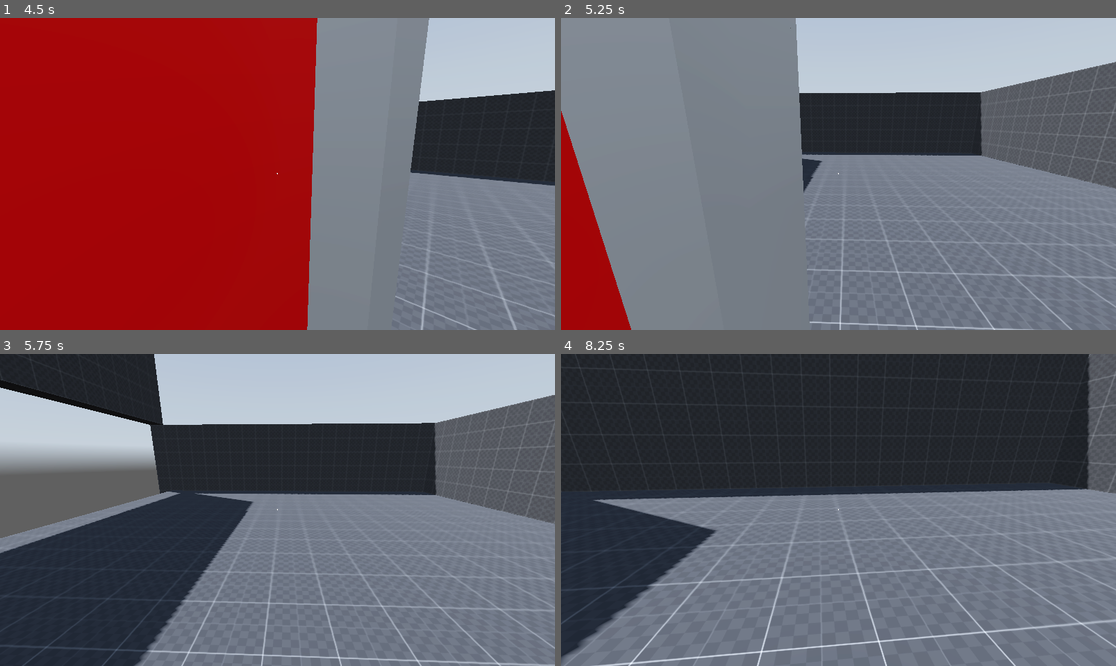
Above: before the commit, frames 1-4 (two rows, left to right).
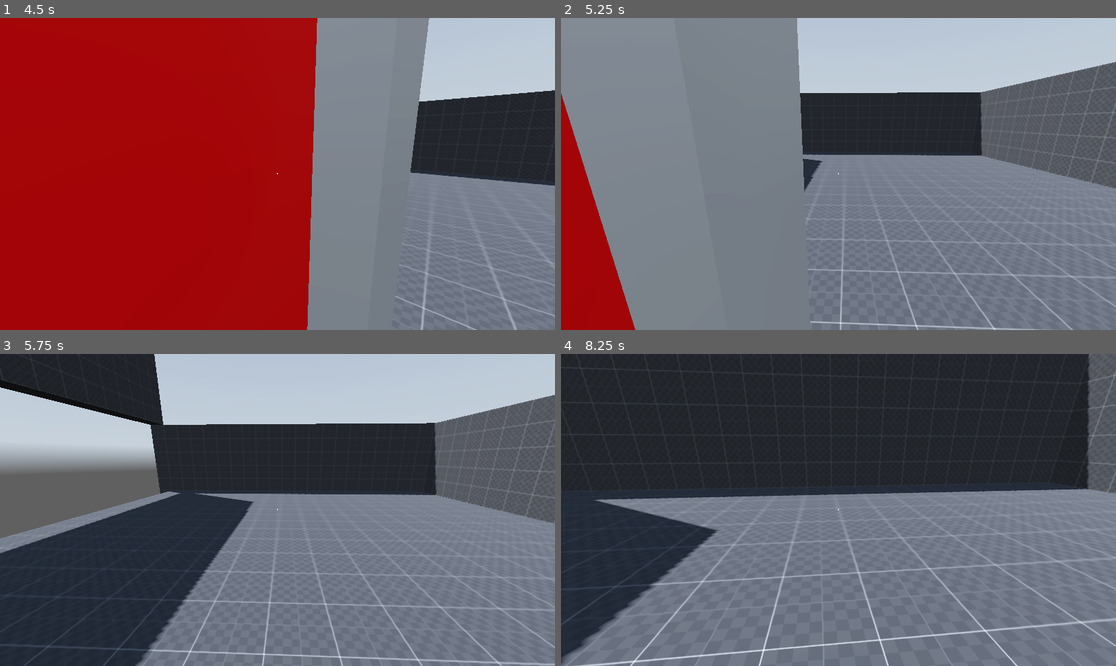
Above: after the commit, the same moments.

Repository: Nazsgull/FPS_Godot
Game: Godot game, scene res://scenes/UI/main_menu.tscn
Same seed, same stepped clock (60 frames per second), same inputs: the game is played once before the commit and once after it. A sky picture missing from this copy of the repository is replaced by a grey-blue gradient.
Inputs (mouse positions are in pixels of both pictures, inside the frame that each line leads up to):
- Up to frame 1 (4.5 s): click "Play" at 0.5 s; tap Enter (ui_accept) at 1.25, 1.52, 2.27, 3.77 s; move the mouse to (271, 180) at 1.27 s; hold W (forward) 1.28-3.53 s; tap Mouse wheel down (tool_next, bound only after the commit) at 1.35, 2.3, 3.8 s; tap Mouse wheel up (tool_prev, bound only after the commit) at 1.55, 2.1, 3.05 s; move the mouse to (316, 177) at 2.02 s; move the mouse to (233, 170) at 2.77 s; hold Ctrl (crouch) 2.78-3.53 s; move the mouse to (283, 174) at 3.52 s; hold A (left) 3.53-4.28 s; tap E (interact) at 3.6 s; move the mouse to (255, 167) at 4.27 s; hold W (forward) from 4.28 s (still down); hold Shift (sprint) from 4.28 s (still down)
- Up to frame 2 (5.25 s): keep holding W (forward); tap Enter (ui_accept) at 4.52, 5 s; tap Mouse wheel up (tool_prev, bound only after the commit) at 4.55 s; move the mouse to (866, 174) at 5.02 s; release Shift (sprint) at 5.03 s; tap Mouse wheel down (tool_next, bound only after the commit) at 5.1 s
- Up to frame 3 (5.75 s): keep holding W (forward); tap Enter (ui_accept) at 5.27 s
- Up to frame 4 (8.25 s): move the mouse to (810, 510) at 5.77 s; tap Mouse wheel up (tool_prev, bound only after the commit) at 5.85, 7.35 s; move the mouse to (849, 503) at 6.52 s; release W (forward) at 6.53 s; hold D (right) 6.53-7.28 s; tap Mouse wheel down (tool_next, bound only after the commit) at 6.6 s; tap Enter (ui_accept) at 6.77, 7.52 s; move the mouse to (832, 516) at 7.27 s; hold W (forward) from 7.28 s (still down); move the mouse to (877, 513) at 8.02 s; tap Ctrl (crouch) at 8.1 s

Frame 1 is identical in both runs. In frame 2, 0.8% of the frame differs, in the area x 0-98%, y 0-100%; in frame 3, 1.1%; in frame 4, 2.1%, in the area x 0-100%, y 43-100%.

Commit message:
Inicio de barra de herramientas

Diff:
--- a/project.godot
+++ b/project.godot
@@ -64,10 +64,21 @@
 "events": [Object(InputEventKey,"resource_local_to_scene":false,"resource_name":"","device":-1,"window_id":0,"alt_pressed":false,"shift_pressed":false,"ctrl_pressed":false,"meta_pressed":false,"pressed":false,"keycode":0,"physical_keycode":69,"key_label":0,"unicode":101,"echo":false,"script":null)
 ]
 }
+tool_next={
+"deadzone": 0.5,
+"events": [Object(InputEventMouseButton,"resource_local_to_scene":false,"resource_name":"","device":-1,"window_id":0,"alt_pressed":false,"shift_pressed":false,"ctrl_pressed":false,"meta_pressed":false,"button_mask":0,"position":Vector2(0, 0),"global_position":Vector2(0, 0),"factor":1.0,"button_index":5,"canceled":false,"pressed":false,"double_click":false,"script":null)
+]
+}
+tool_prev={
+"deadzone": 0.5,
+"events": [Object(InputEventMouseButton,"resource_local_to_scene":false,"resource_name":"","device":-1,"window_id":0,"alt_pressed":false,"shift_pressed":false,"ctrl_pressed":false,"meta_pressed":false,"button_mask":0,"position":Vector2(0, 0),"global_position":Vector2(0, 0),"factor":1.0,"button_index":4,"canceled":false,"pressed":false,"double_click":false,"script":null)
+]
+}
 
 [layer_names]
 
 3d_physics/layer_1="Player"
 3d_physics/layer_2="Entities"
 3d_physics/layer_3="Obstacles"
+3d_physics/layer_4="Pickups"
 3d_physics/layer_8="Interactables"
--- a/scenes/maps/test_area.tscn
+++ b/scenes/maps/test_area.tscn
@@ -6,6 +6,7 @@
 [ext_resource type="PackedScene" uid="uid://cwfdbw7eignm8" path="res://scenes/objects/button.tscn" id="4_h7fie"]
 [ext_resource type="PackedScene" uid="uid://ckhyt1k8o2iur" path="res://scenes/objects/door_fancy.tscn" id="5_iecga"]
 [ext_resource type="PackedScene" uid="uid://hxgssy3ps78p" path="res://scenes/objects/door_simple.tscn" id="6_i47mx"]
+[ext_resource type="PackedScene" uid="uid://cw4ice8i238jm" path="res://scenes/objects/test_pickup.tscn" id="7_1345l"]
 
 [sub_resource type="StandardMaterial3D" id="StandardMaterial3D_pnsss"]
 resource_local_to_scene = true
@@ -186,5 +187,8 @@
 [node name="Door2" parent="." instance=ExtResource("6_i47mx")]
 transform = Transform3D(1, 0, 0, 0, 1, 0, 0, 0, 1, 6.25, 0.1, -1.75)
 
+[node name="test_pickup" parent="." instance=ExtResource("7_1345l")]
+transform = Transform3D(1, 0, 0, 0, 1, 0, 0, 0, 1, -2, 0.5, 3.25)
+
 [connection signal="interacted" from="BT_Test" to="Door" method="toggle_door"]
 [connection signal="interacted" from="BT_Test2" to="Door2" method="toggle_door"]
--- /dev/null
+++ b/scenes/objects/Equippables/test_equippable.tscn
@@ -0,0 +1,13 @@
+[gd_scene load_steps=2 format=3 uid="uid://fk6dc1o8cqh2"]
+
+[ext_resource type="Script" path="res://test_equippable.gd" id="1_ofo7j"]
+
+[node name="test_equippable" type="Node3D"]
+script = ExtResource("1_ofo7j")
+
+[node name="pivot" type="Node3D" parent="."]
+
+[node name="vis" type="Node3D" parent="pivot"]
+
+[node name="CSGBox3D" type="CSGBox3D" parent="pivot/vis"]
+size = Vector3(0.1, 0.2, 1)
--- /dev/null
+++ b/scenes/objects/base_pickup.tscn
@@ -0,0 +1,17 @@
+[gd_scene load_steps=3 format=3 uid="uid://p3glnphhxh3o"]
+
+[ext_resource type="Script" path="res://scripts/equippable_pickup.gd" id="1_plplf"]
+
+[sub_resource type="SphereShape3D" id="SphereShape3D_hi60q"]
+
+[node name="equippable_pickup" type="Node3D"]
+script = ExtResource("1_plplf")
+
+[node name="Area3D" type="Area3D" parent="."]
+collision_layer = 16
+collision_mask = 0
+
+[node name="CollisionShape3D" type="CollisionShape3D" parent="Area3D"]
+shape = SubResource("SphereShape3D_hi60q")
+
+[connection signal="area_entered" from="Area3D" to="." method="_on_area_3d_area_entered"]
--- a/scenes/objects/player.tscn
+++ b/scenes/objects/player.tscn
@@ -1,9 +1,10 @@
-[gd_scene load_steps=9 format=3 uid="uid://hob0odd0bhgw"]
+[gd_scene load_steps=10 format=3 uid="uid://hob0odd0bhgw"]
 
 [ext_resource type="Script" path="res://scripts/player.gd" id="1_7udej"]
 [ext_resource type="PackedScene" uid="uid://7svxl77nwyna" path="res://scenes/parts/interaction_ray.tscn" id="2_evmkn"]
 [ext_resource type="PackedScene" uid="uid://b7plflu7xr7dp" path="res://scenes/UI/pause_menu.tscn" id="3_5nonw"]
 [ext_resource type="Texture2D" uid="uid://do64ecvqhjot" path="res://assets/textures/UI/puntero.png" id="3_e6h1u"]
+[ext_resource type="PackedScene" uid="uid://bxo86lh5sr6kc" path="res://scenes/parts/toolbar.tscn" id="4_gah6f"]
 
 [sub_resource type="CapsuleShape3D" id="CapsuleShape3D_pikys"]
 
@@ -20,7 +21,7 @@
 }
 
 [node name="player" type="CharacterBody3D"]
-collision_mask = 5
+collision_mask = 21
 script = ExtResource("1_7udej")
 
 [node name="standing_collision_shape" type="CollisionShape3D" parent="."]
@@ -42,6 +43,8 @@
 
 [node name="PauseMenu" parent="head/Camera3D" instance=ExtResource("3_5nonw")]
 visible = false
+
+[node name="toolbar" parent="head/Camera3D" instance=ExtResource("4_gah6f")]
 
 [node name="uncrouching_raycast" type="RayCast3D" parent="."]
 target_position = Vector3(0, 2, 0)
--- /dev/null
+++ b/scenes/objects/test_pickup.tscn
@@ -0,0 +1,13 @@
+[gd_scene load_steps=2 format=3 uid="uid://cw4ice8i238jm"]
+
+[ext_resource type="PackedScene" uid="uid://p3glnphhxh3o" path="res://scenes/objects/base_pickup.tscn" id="1_ifw46"]
+
+[node name="test_pickup" instance=ExtResource("1_ifw46")]
+
+[node name="Area3D" parent="." index="0"]
+collision_layer = 8
+collision_mask = 0
+
+[node name="CSGBox3D" type="CSGBox3D" parent="." index="1"]
+transform = Transform3D(1, 0, 0, 0, 1, 0, 0, 0, 1, 7.45058e-09, 0, 0)
+size = Vector3(0.5, 0.5, 0.5)
--- /dev/null
+++ b/scenes/parts/toolbar.tscn
@@ -0,0 +1,16 @@
+[gd_scene load_steps=2 format=3 uid="uid://bxo86lh5sr6kc"]
+
+[ext_resource type="Script" path="res://scripts/toolbar.gd" id="1_l8olg"]
+
+[node name="toolbar" type="Node3D"]
+script = ExtResource("1_l8olg")
+
+[node name="adjustment" type="Node3D" parent="."]
+transform = Transform3D(0.991445, 0, 0.130526, 0, 1, 0, -0.130526, 0, 0.991445, 0.4, -0.2, -0.8)
+
+[node name="reference_raycasts_NOT_in_use" type="Node3D" parent="adjustment"]
+
+[node name="toolbar_forward" type="RayCast3D" parent="adjustment/reference_raycasts_NOT_in_use"]
+enabled = false
+target_position = Vector3(0, 0, -1)
+collision_mask = 0
--- /dev/null
+++ b/scripts/classes/Equippable.gd
@@ -0,0 +1,2 @@
+extends Node3D
+class_name Equippable
--- /dev/null
+++ b/scripts/classes/Tool.gd
@@ -0,0 +1,6 @@
+extends Equippable
+class_name  Tool
+var tool_name = ""
+
+func _init(new_tool_name:String):
+	tool_name = new_tool_name
--- /dev/null
+++ b/scripts/equippable_pickup.gd
@@ -0,0 +1,11 @@
+extends Node3D
+
+signal pickup(what_item_path:PackedScene)
+@onready var area_3d = $Area3D
+@onready var collision_shape_3d = $Area3D/CollisionShape3D
+@export var scene:PackedScene = load("res://scenes/objects/Equippables/test_equippable.tscn")
+
+
+func _on_area_3d_area_entered(area):
+	pickup.emit(scene)
+	print("Test pickup succesful")
--- a/scripts/player.gd
+++ b/scripts/player.gd
@@ -31,6 +31,9 @@
 @onready var pause_menu = $head/Camera3D/PauseMenu
 @onready var pointer = $pointer
 
+@onready var toolbar = $head/Camera3D/toolbar
+
+
 enum player_mov_states {
 	CROUCHING,
 	WALKING,
@@ -45,6 +48,22 @@
 func _ready():
 	if capture_mouse:
 		Input.set_mouse_mode(Input.MOUSE_MODE_CAPTURED)
+	connectSignals()
+
+func connectSignals():
+	var equippables = []
+	findByClass(get_tree().current_scene,"Equippable", equippables) #populate the equippables array to connect their signals
+	for i:Equippable in equippables:
+		i.pickup.connect("pickup", self, "_handle_pickup")
+
+func findByClass(node: Node, className : String, result : Array) -> void:
+	if node.is_class(className) :
+		result.push_back(node)
+	for child in node.get_children():
+		findByClass(child, className, result)
+
+func _handle_pickup(scene:PackedScene):
+	toolbar.add_tool(scene)
 
 
 func _input(event):
--- /dev/null
+++ b/scripts/toolbar.gd
@@ -0,0 +1,20 @@
+extends Node3D
+
+var equippables = []
+var currently_equipped:int = 0
+
+func add_tool(new_equippable:Equippable):
+	var loading_equippable = new_equippable.load()
+	var new_equippable_instance:PackedScene = loading_equippable.instantiate()
+
+	equippables.append(new_equippable_instance.instantiate())
+
+
+func _physics_process(delta):
+	if Input.is_action_just_pressed("tool_next"):
+		currently_equipped += 1
+		return
+	if Input.is_action_just_pressed("tool_prev"):
+		return
+		currently_equipped -= 1
+	return
--- /dev/null
+++ b/test_equippable.gd
@@ -0,0 +1 @@
+extends Equippable
Not shown: 1 places in scenes/maps/test_area.tscn that only renumber resources
Not shown, added: scenes/objects/tes689.tmp
Not shown, added: scenes/objects/tesD97E.tmp
